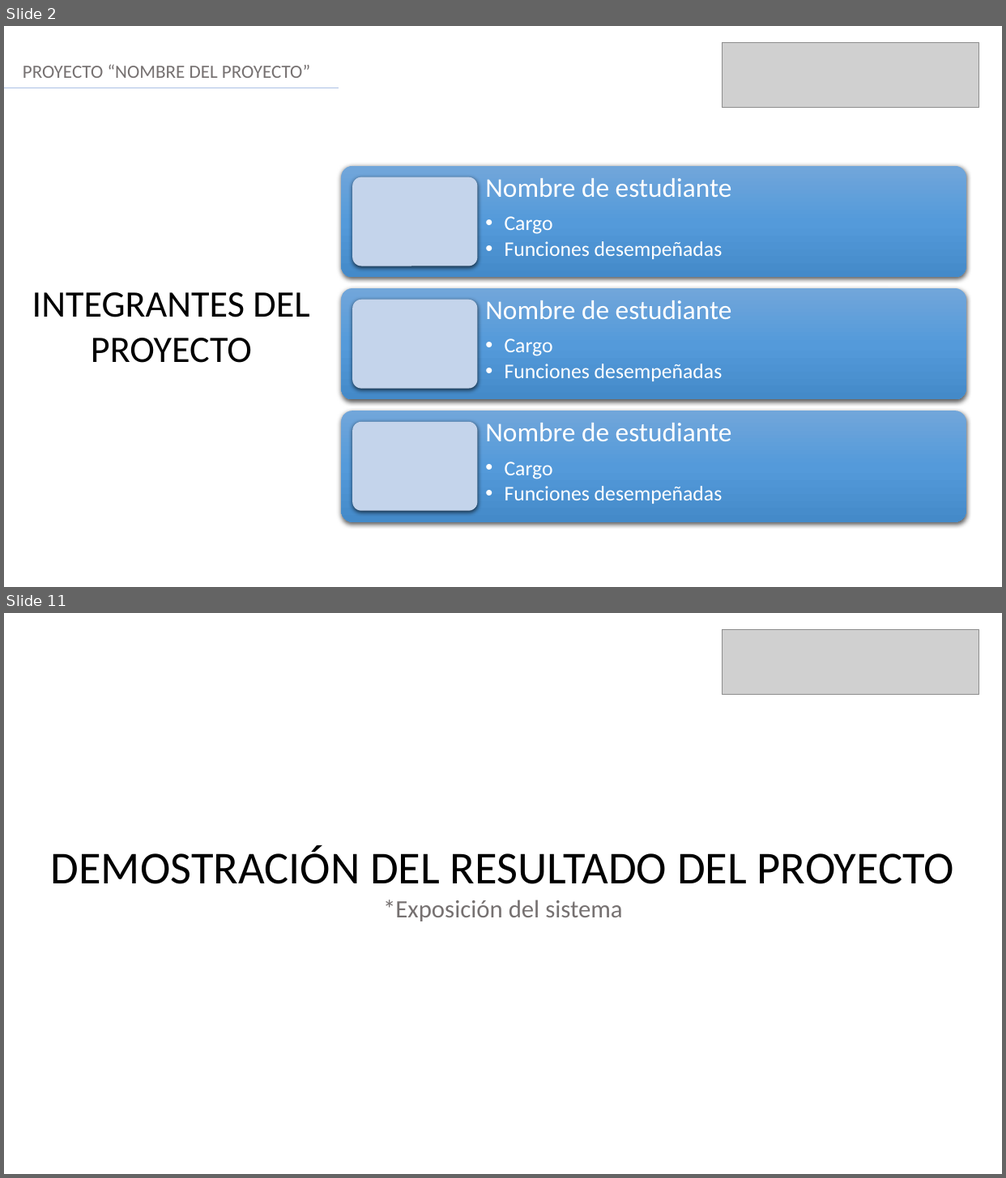
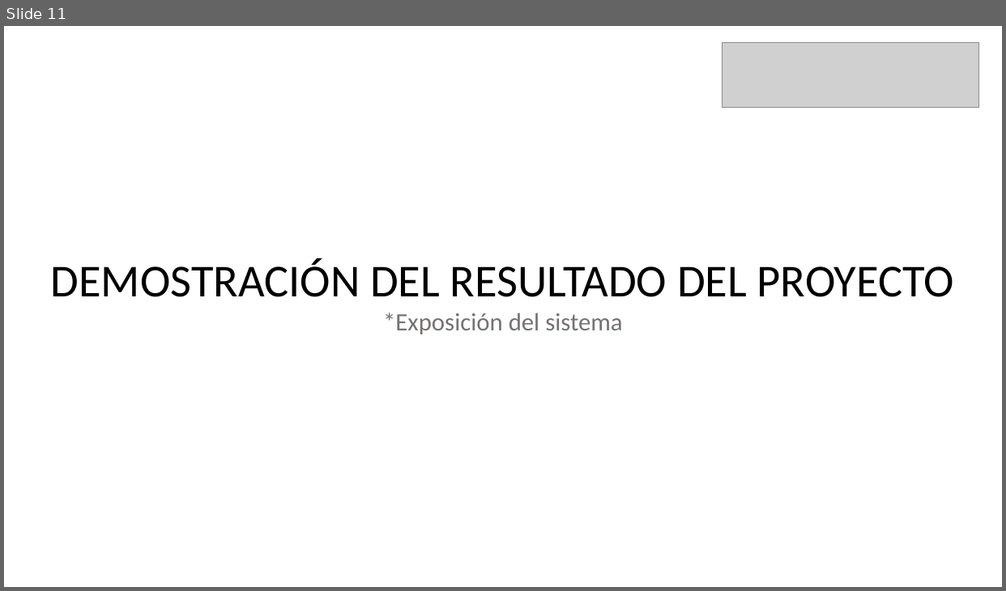
Before and after one commit to FelixCifuentesCid/Grupo14, a slide deck: Fase 2/Evidencias Proyecto/Presentación Proyecto.pptx. Shown one above the other, each under a label of ours: slides 2 and 11 before the commit, slide 11 after it; the slides between them are not shown. The pictures are 1006x1178 and 1006x591 pixels, drawn with LibreOffice and Linux fonts; fonts in the diff are those of the drawing; grey boxes stand for pictures. Boxes give left, top, right and bottom in pixels: in the first picture for what was removed or moved away, otherwise in the second. Text is boxed around its words. In the diff, an @@ line names an element or a change of style, - is before the commit and + after.

```diff
--- a/Fase 2/Evidencias Proyecto/Presentación Proyecto.pptx
+++ b/Fase 2/Evidencias Proyecto/Presentación Proyecto.pptx
@@ slide 2 removed at [4,26,1002,587], background #FFFFFF @@
@@ picture removed at [722,43,979,108] @@
@@ text removed at [23,64,310,78] @@
-PROYECTO “NOMBRE DEL PROYECTO”
@@ line removed from (4, 88) to (339, 88) @@
@@ text removed at [32,292,309,363] @@
-INTEGRANTES DEL PROYECTO
@@ group removed at [342,166,967,523]: 6 rounded rectangles, 3 texts @@
-Nombre de estudiante
-  • Cargo
-  • Funciones desempeñadas
-Nombre de estudiante
-  • Cargo
-  • Funciones desempeñadas
-Nombre de estudiante
-  • Cargo
-  • Funciones desempeñadas
```
Also in this commit, not shown: 8 slides changed, 2 slides added, 1 other slide removed, 11 other files.
